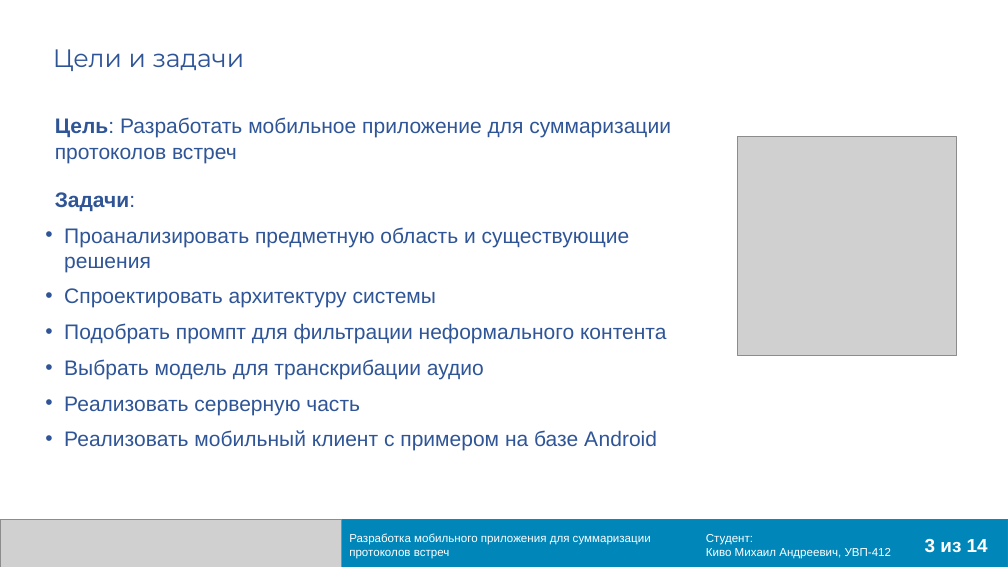
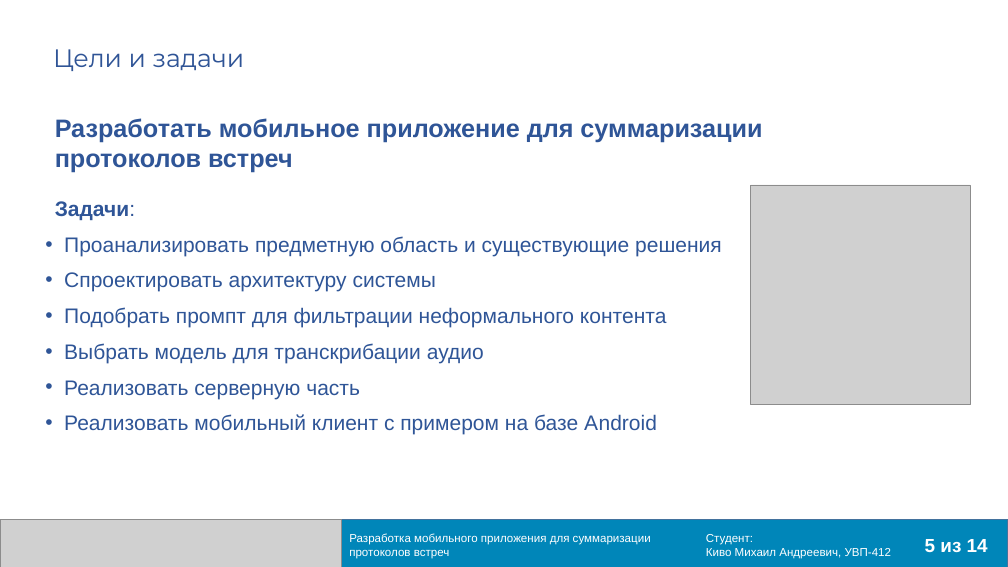
Before and after one commit to Meetings-UVP412/VKR, a slide deck: slide 5 of Презентация Киво Михаил УВП-412.pptx (slide 3 before the commit). Drawn at 1008x567 pixels with LibreOffice and Linux fonts; fonts in the diff are those of the drawing; grey boxes stand for pictures; background and template pictures are left out. Boxes give left, top, right and bottom in pixels: in the first picture for what was removed or moved away, otherwise in the second. Text is boxed around its words. In the diff, an @@ line names an element or a change of style, - is before the commit and + after.

```diff
--- a/Презентация Киво Михаил УВП-412.pptx
+++ b/Презентация Киво Михаил УВП-412.pptx
@@ text at (55, 118, 762, 173): text changed; size 20 to 24 pt; bold on @@
-Цель: Разработать мобильное приложение для суммаризации протоколов встреч
+Разработать мобильное приложение для суммаризации протоколов встреч
@@ picture: place and size @@
-picture at (737, 136, 957, 355)
+picture at (751, 185, 970, 405)
@@ text at (925, 539, 988, 552): text changed @@
-3 из 14
+5 из 14
```
Also in this commit, not shown: 10 other slides changed, 2 other files.
